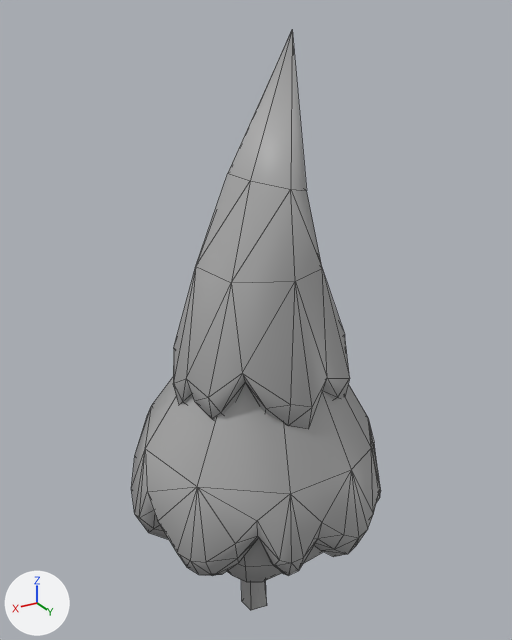
Renders of the FBX model Assets/Outsource Packages/Cartoon low poly tree/Meshes/LODs/SM_Tree_09_LOD_02.fbx from each side of a commit.
Both versions are drawn from a camera (50 mm lens) standing at (12.3, 20.5, 23.9) and looking at (-0.4, -0.6, 13.4). Lighting does not change. The marker at lower left points along +X, +Y and +Z. Mesh edges are drawn as thin lines. Where no turn or scale is listed for an object, it has been applied to the vertices.

Before the edit, the objects in view are built like this:
```python
me_mesh = bpy.data.meshes.new('Mesh')
me_mesh.from_pydata(...)  # 295 vertices, 403 faces; spans x -4.9..4.9, y -5.0..4.9, z 0.2..23.5
me_mesh.materials.append(mat_standardsurface1)  # grey #aaaaaa
ob_tree09_lod_02 = bpy.data.objects.new('tree09_LOD_02', me_mesh)
ob_tree09_lod_02.location = (0.0, 0.0, 0.0)
```
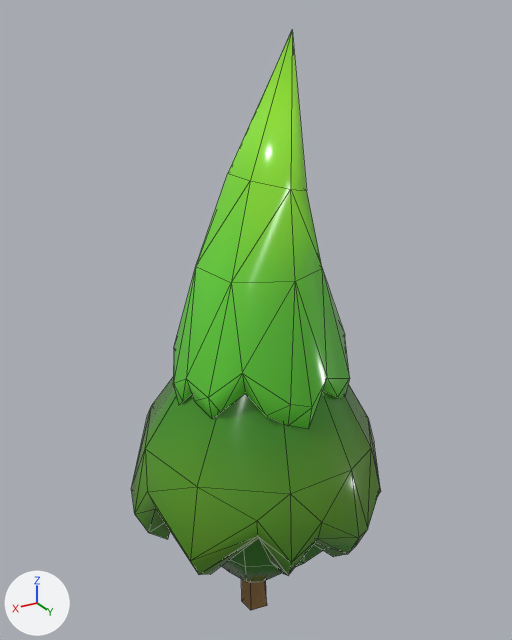
The change, as a diff of the scene's bpy script:
```diff
--- a/Assets/Outsource Packages/Cartoon low poly tree/Meshes/LODs/SM_Tree_09_LOD_02.fbx.py
+++ b/Assets/Outsource Packages/Cartoon low poly tree/Meshes/LODs/SM_Tree_09_LOD_02.fbx.py
@@ img_tree_defaultmaterial_basecolor_1_png @@
+img_tree_defaultmaterial_basecolor_1_png = load_image('tree_DefaultMaterial_BaseColor 1.png', '_unpacked/tree_DefaultMaterial_BaseColor_1.png', 1024, 1024, 'sRGB')
@@ mat_texture @@
+mat_texture = principled_material('texture')
+mat_texture.texture = img_tree_defaultmaterial_basecolor_1_png
+mat_texture.roughness = 0.2
@@ me_mesh @@
 # used by ob_tree09_lod_02; location = (0.0, 0.0, 0.0)
-me_mesh.from_pydata(...)  # 295 vertices, 403 faces; spans x -4.9..4.9, y -5.0..4.9, z 0.2..23.5
+me_mesh.from_pydata(...)  # 205 vertices, 261 faces; spans x -4.9..4.9, y -5.0..4.8, z 0.2..23.5
+# me_mesh part 1
+# 103 vertices are removed from x -4.8..4.9, y -4.9..4.9, z 2.2..12.9
+# 247 faces are deleted
+# 13 vertices are added at x -3.8..3.7, y -2.8..3.5, z 2.2..12.3
+# 105 new faces join them
+# me_mesh part 2: 156 faces spanning x -4.9..4.9, y -4.9..4.7, z 0.2..23.5 switch from mat_standardsurface1 (grey #aaaaaa) to mat_texture (picture img_tree_defaultmaterial_basecolor_1_png)
```

Where the change shows, as pixel boxes (x1, y1, x2, y2) in the pictures (512 x 640 px):
part 1 of me_mesh, cut back: before (131, 374, 381, 582); after (132, 374, 381, 582)
part 2 of me_mesh, recoloured (grey to green): (131, 31, 371, 610) in both
